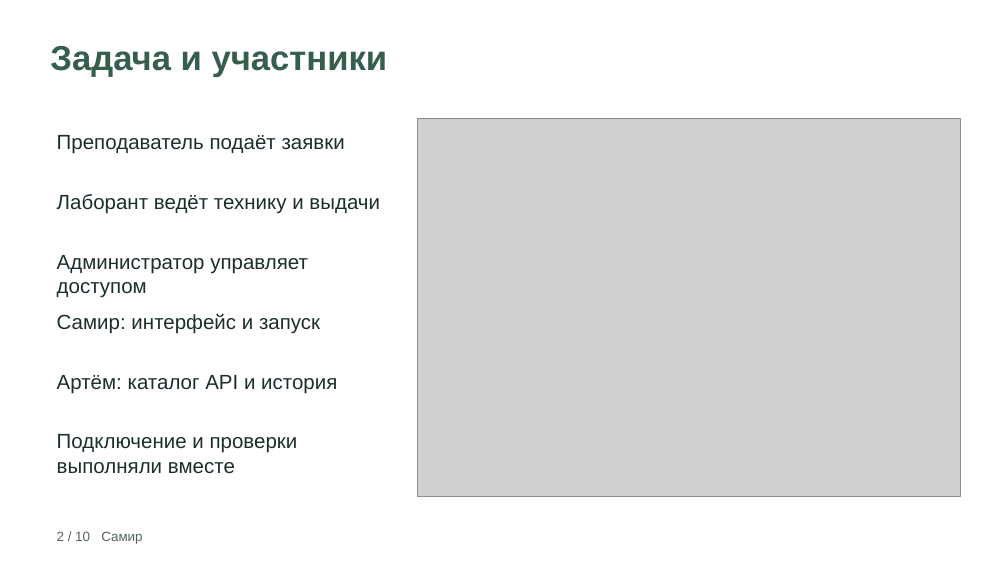
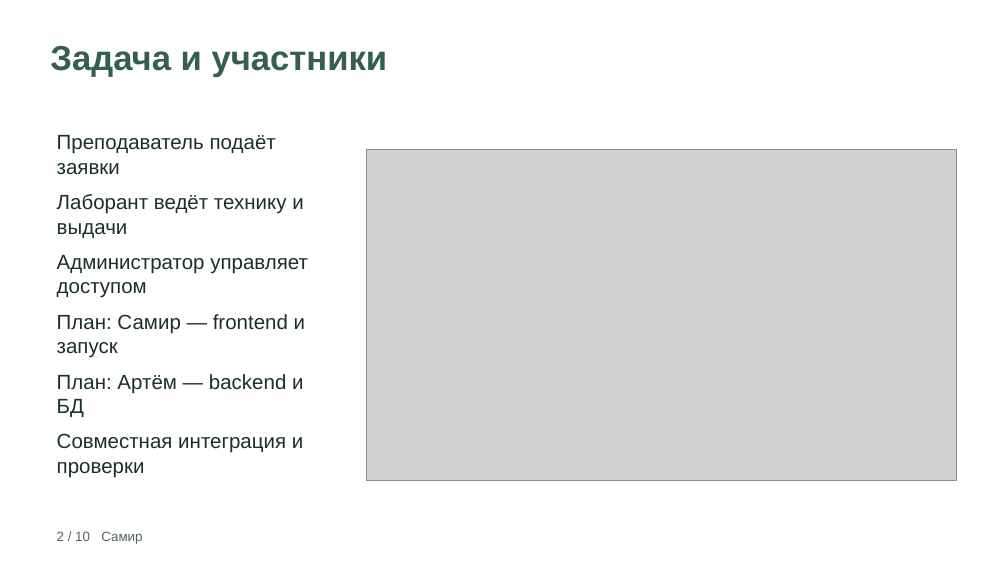
Before and after one commit to Samirrrrr123/college-inventory, a slide deck: slide 2 of docs/presentation.pptx. Drawn at 1008x567 pixels with LibreOffice and Linux fonts; fonts in the diff are those of the drawing; grey boxes stand for pictures. Boxes give left, top, right and bottom in pixels: in the first picture for what was removed or moved away, otherwise in the second. Text is boxed around its words. In the diff, an @@ line names an element or a change of style, - is before the commit and + after.

```diff
--- a/docs/presentation.pptx
+++ b/docs/presentation.pptx
@@ text "Преподаватель подаёт заявки" rewrapped from (x1=57, y1=135, x2=345, y2=154) to (x1=57, y1=135, x2=276, y2=174) @@
@@ picture resized from (x1=417, y1=119, x2=960, y2=496) to (x1=366, y1=150, x2=957, y2=480) @@
@@ text "Лаборант ведёт технику и выдачи" rewrapped from (x1=57, y1=194, x2=380, y2=214) to (x1=57, y1=194, x2=303, y2=238) @@
@@ text at (x1=57, y1=314, x2=305, y2=358): text changed @@
-Самир: интерфейс и запуск
+План: Самир — frontend и запуск
@@ text at (x1=57, y1=374, x2=303, y2=417): text changed @@
-Артём: каталог API и история
+План: Артём — backend и БД
@@ text at (x1=57, y1=433, x2=303, y2=478): text changed @@
-Подключение и проверки выполняли вместе
+Совместная интеграция и проверки
```
Also in this commit, not shown: 7 other slides changed, 4 other files.
